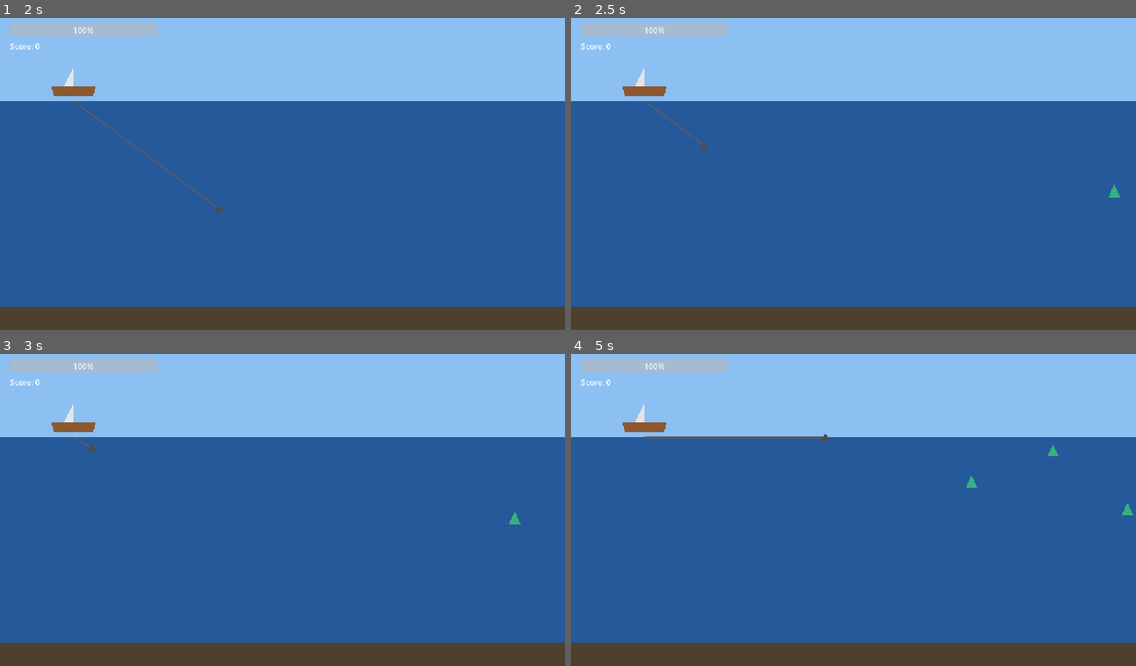
Above: before the commit, frames 1-4 (two rows, left to right).
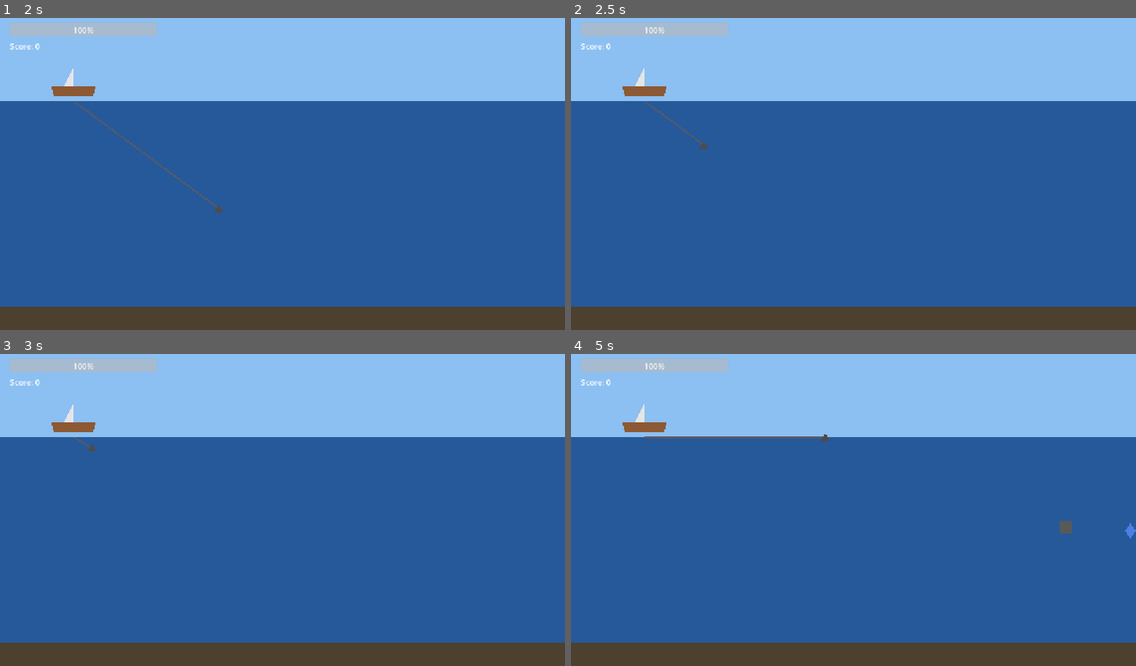
Above: after the commit, the same moments.

Repository: hysonger/anchor-loot
Game: Godot game, scene res://scenes/main.tscn
The game is run twice, just before and just after one commit, with the same random seed, the same clock (stepped at 60 frames per second) and the same inputs.
Inputs (mouse positions are in pixels of both pictures, inside the frame that each line leads up to):
- Up to frame 1 (2 s): click "开始游戏 [Space]" at 0.5 s; tap Enter at 1.25 s; move the mouse to (254, 236) at 1.27 s; click (254, 236) at 1.42 s; tap Space at 1.52 s
- Up to frame 2 (2.5 s): tap Space at 2, 2.27 s; move the mouse to (1023, 217) at 2.02 s; click (1023, 217) at 2.17 s
- Up to frame 3 (3 s): move the mouse to (113, 460) at 2.77 s; click (113, 460) at 2.92 s
- Up to frame 4 (5 s): move the mouse to (881, 506) at 3.52 s; click (881, 506) at 3.67 s; tap Space at 3.77, 4.52 s; move the mouse to (768, 428) at 4.27 s; click (768, 428) at 4.42 s

Frame 1 is identical in both runs. In frame 2, less than 0.1% of the frame differs, in the area x 95-98%, y 53-58%; in frame 3, less than 0.1%; in frame 4, 0.3%, in the area x 70-100%, y 28-60%.
Error after the commit: Parse Error: The member "DAMAGE" already exists in parent class NormalFishItem. (res://scripts/items/aggressive_fish_item.gd:7)

Commit message:
feat(spawner): switch to 4-type weighted spawn table

Diff:
--- a/scripts/spawner.gd
+++ b/scripts/spawner.gd
@@ -3,8 +3,13 @@
 # Periodically spawns items on the right edge at a random depth while playing.
 
 @export var spawn_interval := 1.4
-const DRIFT_ITEM_SCENE   := preload("res://scenes/drift_item.tscn")
-const FLOATER_ITEM_SCENE := preload("res://scenes/floater_item.tscn")
+
+const SPAWN_TABLE: Array[Dictionary] = [
+	{"scene": preload("res://scenes/junk_item.tscn"),             "weight": 0.25},
+	{"scene": preload("res://scenes/normal_fish_item.tscn"),      "weight": 0.30},
+	{"scene": preload("res://scenes/aggressive_fish_item.tscn"),  "weight": 0.20},
+	{"scene": preload("res://scenes/chest_item.tscn"),            "weight": 0.25},
+]
 
 var _timer := 0.0
 
@@ -17,12 +22,21 @@
 		_spawn_one()
 
 func _spawn_one() -> void:
-	var scene: PackedScene = DRIFT_ITEM_SCENE if randf() < 0.5 else FLOATER_ITEM_SCENE
+	var scene: PackedScene = _pick_spawn_scene()
 	var item: Item = scene.instantiate()
 	add_child(item)
 	var y := randf_range(Game.SPAWN_Y_MIN, Game.SPAWN_Y_MAX)
 	item.setup(Vector2(Game.SPAWN_X, y))
 
+func _pick_spawn_scene() -> PackedScene:
+	var roll := randf()
+	var acc := 0.0
+	for entry in SPAWN_TABLE:
+		acc += entry.weight
+		if roll <= acc:
+			return entry.scene
+	return SPAWN_TABLE[-1].scene
+
 func clear_all() -> void:
 	for c in get_children():
 		if c is Item:
